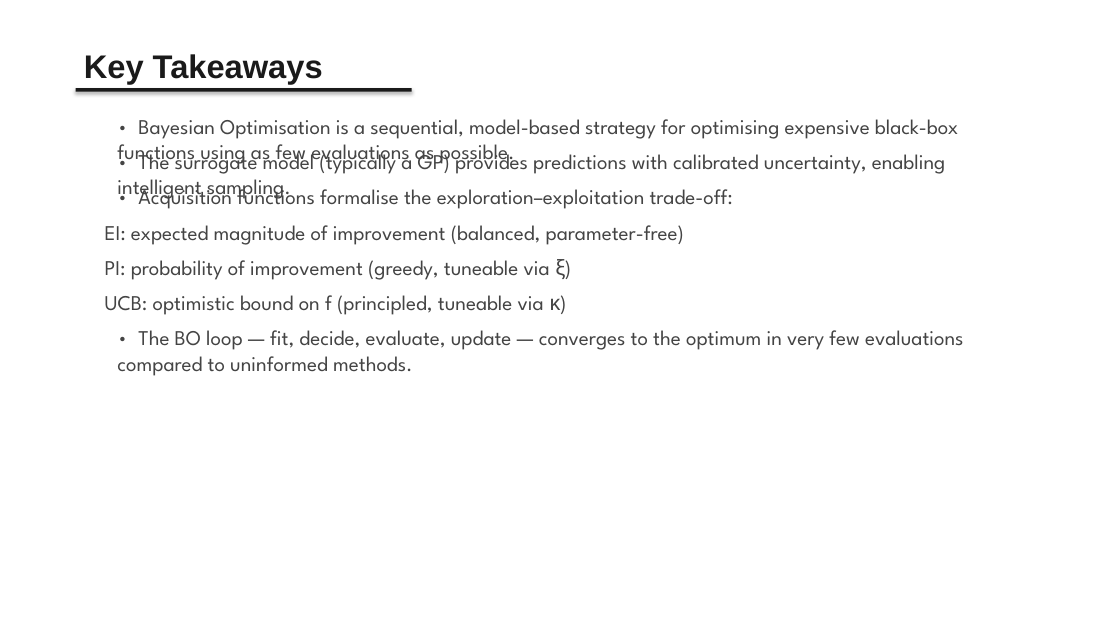
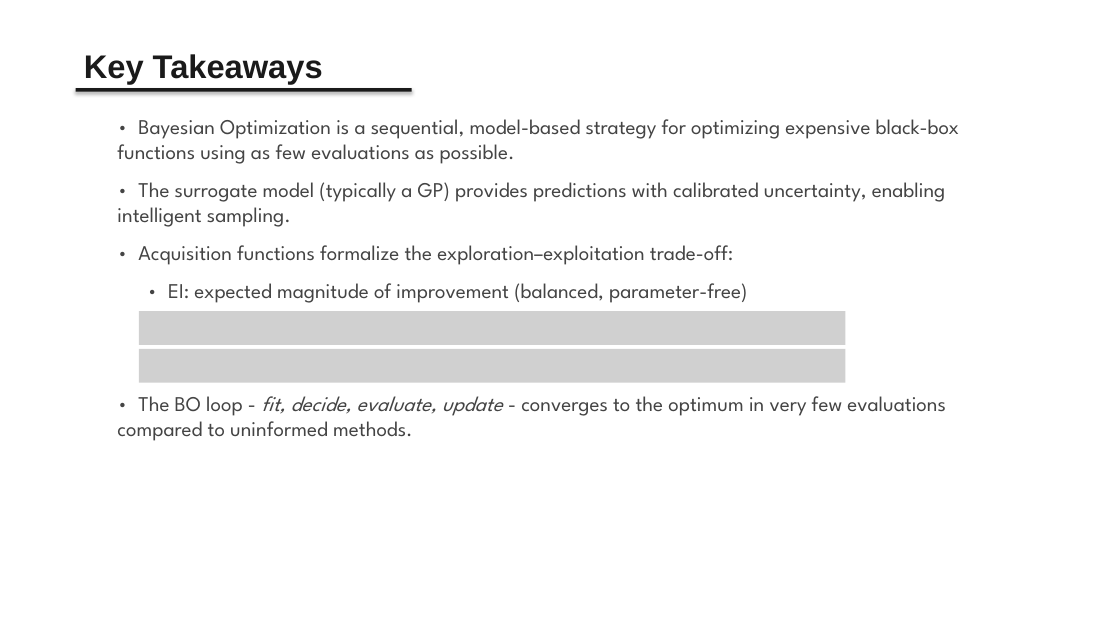
Before and after one commit to AHMalik2000/KIMM-Shared-Data, a slide deck: slide 39 of presentation.pptx. Drawn at 1120x630 pixels with LibreOffice and Linux fonts; fonts in the diff are those of the drawing; grey boxes stand for pictures. Boxes give left, top, right and bottom in pixels: in the first picture for what was removed or moved away, otherwise in the second. Text is boxed around its words. In the diff, an @@ line names an element or a change of style, - is before the commit and + after.

```diff
--- a/presentation.pptx
+++ b/presentation.pptx
@@ text at [117,119,959,164]: text changed @@
-• Bayesian Optimisation is a sequential, model-based strategy for optimising expensive black-box functions using as few evaluations as possible.
+• Bayesian Optimization is a sequential, model-based strategy for optimizing expensive black-box functions using as few evaluations as possible.
@@ text "• The surrogate model (typically ..." rewrapped from [117,148,945,201] to [117,182,945,227] @@
@@ text removed at [105,259,565,280] @@
-PI: probability of improvement (greedy, tuneable via ξ)
@@ text at [138,245,733,265]: text changed @@
-• Acquisition functions formalise the exploration–exploitation trade-off:
+• Acquisition functions formalize the exploration–exploitation trade-off:
@@ text removed at [105,295,560,315] @@
-UCB: optimistic bound on f (principled, tuneable via κ)
@@ text at [168,283,747,303]: text changed @@
-EI: expected magnitude of improvement (balanced, parameter-free)
+• EI: expected magnitude of improvement (balanced, parameter-free)
@@ picture added at [139,311,845,344] @@
@@ picture added at [139,349,845,382] @@
@@ text at [117,396,946,441]: text changed @@
-• The BO loop — fit, decide, evaluate, update — converges to the optimum in very few evaluations compared to uninformed methods.
+• The BO loop - fit, decide, evaluate, update - converges to the optimum in very few evaluations compared to uninformed methods.
```
Also in this commit, not shown: 15 other slides changed.
